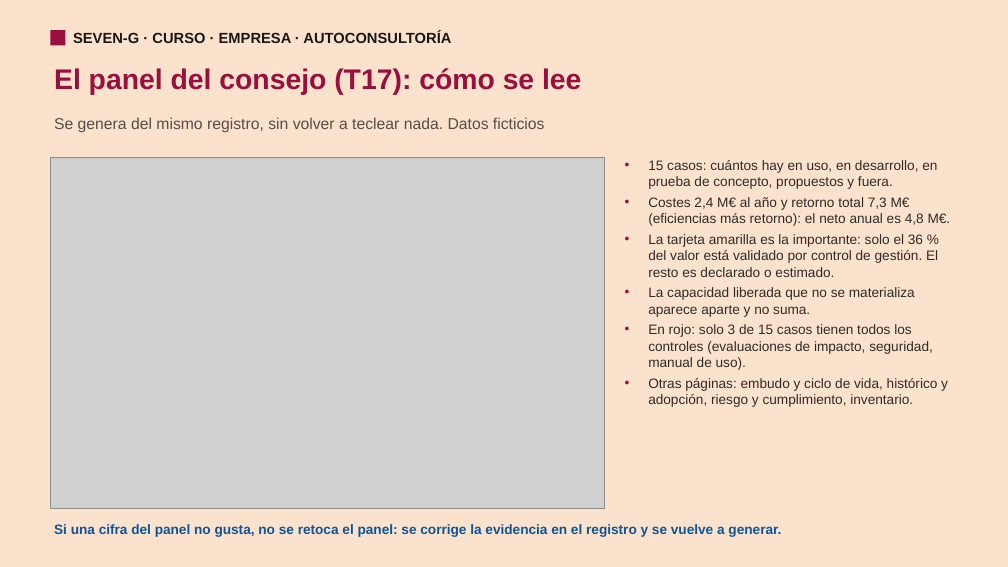
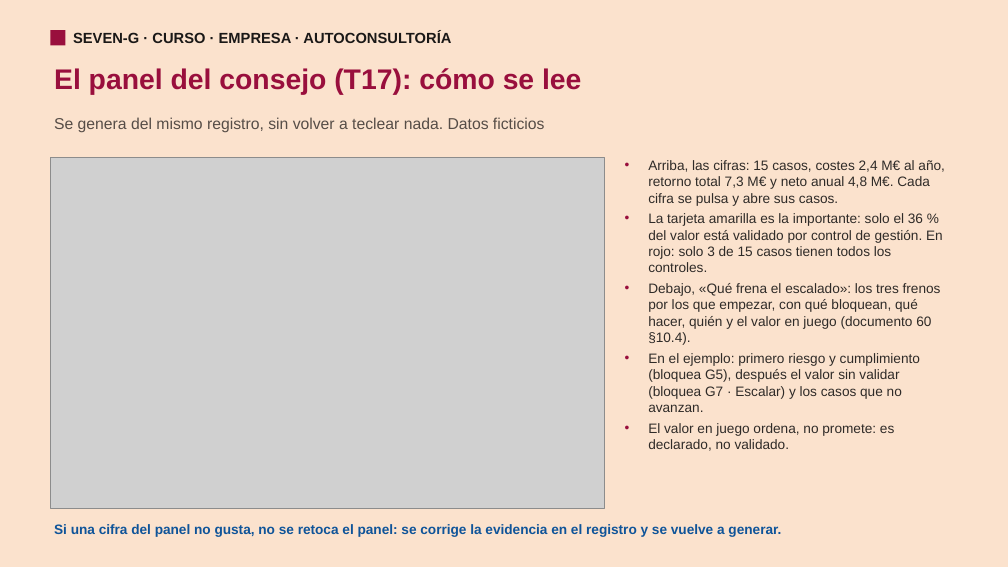
Before and after one commit to seachad/AI_CONSULTING, a slide deck: slide 12 of SEVEN-G/pptx/es/SEVEN-G_Curso_Empresa.pptx. Drawn at 1008x567 pixels with LibreOffice and Linux fonts; fonts in the diff are those of the drawing; grey boxes stand for pictures. Boxes give left, top, right and bottom in pixels: in the first picture for what was removed or moved away, otherwise in the second. Text is boxed around its words. In the diff, an @@ line names an element or a change of style, - is before the commit and + after.

Commit message:
Cursos en presentacion: panel con frenos y diapositiva del mapa de impacto

```diff
--- a/SEVEN-G/pptx/es/SEVEN-G_Curso_Empresa.pptx
+++ b/SEVEN-G/pptx/es/SEVEN-G_Curso_Empresa.pptx
@@ text at (648, 160, 945, 451): text changed @@
-• 15 casos: cuántos hay en uso, en desarrollo, en prueba de concepto, propuestos y fuera.
-• Costes 2,4 M€ al año y retorno total 7,3 M€ (eficiencias más retorno): el neto anual es 4,8 M€.
-• La tarjeta amarilla es la importante: solo el 36 % del valor está validado por control de gestión. El resto es declarado o estimado.
-• La capacidad liberada que no se materializa aparece aparte y no suma.
-• En rojo: solo 3 de 15 casos tienen todos los controles (evaluaciones de impacto, seguridad, manual de uso).
-• Otras páginas: embudo y ciclo de vida, histórico y adopción, riesgo y cumplimiento, inventario.
+• Arriba, las cifras: 15 casos, costes 2,4 M€ al año, retorno total 7,3 M€ y neto anual 4,8 M€. Cada cifra se pulsa y abre sus casos.
+• La tarjeta amarilla es la importante: solo el 36 % del valor está validado por control de gestión. En rojo: solo 3 de 15 casos tienen todos los controles.
+• Debajo, «Qué frena el escalado»: los tres frenos por los que empezar, con qué bloquean, qué hacer, quién y el valor en juego (documento 60 §10.4).
+• En el ejemplo: primero riesgo y cumplimiento (bloquea G5), después el valor sin validar (bloquea G7 · Escalar) y los casos que no avanzan.
+• El valor en juego ordena, no promete: es declarado, no validado.
```
Also in this commit, not shown: 1 slide added, 14 other files.
